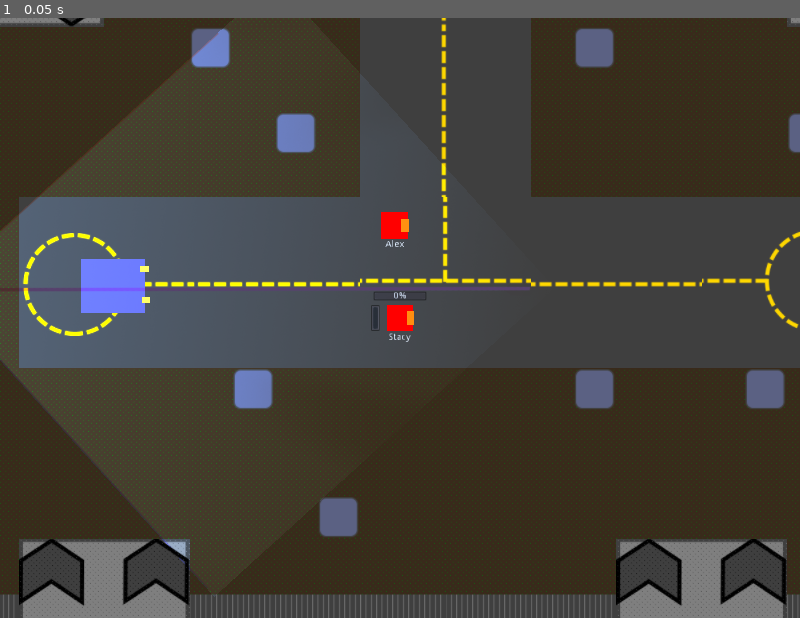
Above: before the commit, frame 1.
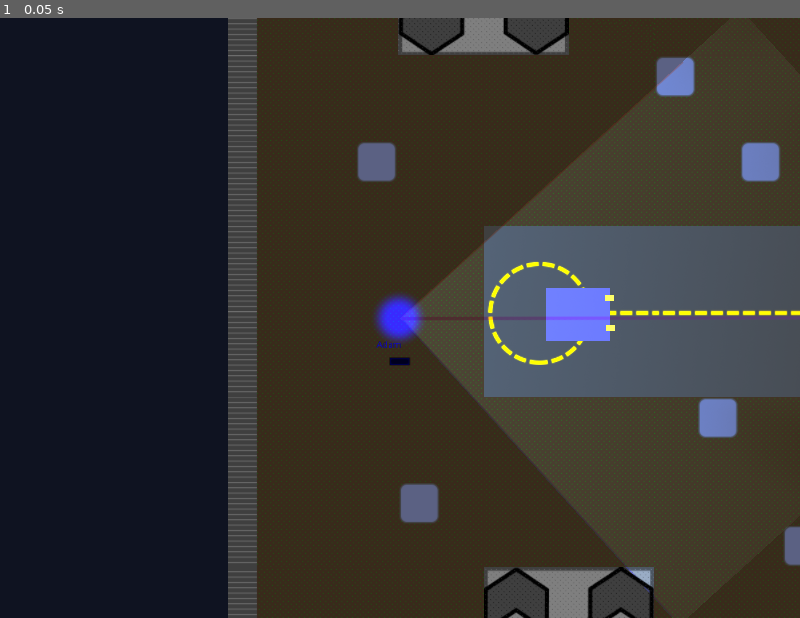
Above: after the commit, the same moment.

Repository: FugitiveTheGame/Fugitive
Game: Godot game, scene res://maps/map_00/Map_00_dev.tscn
Two runs of this game, one before a commit and one after it. Both use one fixed random seed, a clock stepped at 60 frames per second and the inputs below. This scene is started directly instead of the project's main scene.
Inputs:
- Up to frame 1 (0.05 s): no input

The runs differ from the first frame. In frame 1, 66% of the frame differs, in the area x 0-100%, y 0-100%.
Error in both runs: Assertion failed. (res://maps/map_00/Map_00_dev.gd:26)

Commit message:
Better is_driver check for car
Fixes wierd problems we were seeing

Diff:
--- a/actors/car/Car.gd
+++ b/actors/car/Car.gd
@@ -29,7 +29,7 @@
 func get_input(delta: float) -> float:
 	var new_rotation := 0.0
 
-	if not is_network_master():
+	if not local_player_is_driver():
 		return new_rotation
 
 	var rotation_dir = 0
@@ -47,7 +47,7 @@
 	return new_rotation
 
 func _physics_process(delta: float):
-	if driver != null and is_network_master():
+	if local_player_is_driver():
 		var new_rotation = get_input(delta)
 
 		self.velocity = move_and_slide(self.velocity)
@@ -104,3 +104,6 @@
 
 func is_moving() -> bool:
 	return velocity.length() > 0.0
+
+func local_player_is_driver():
+	return driver != null and driver.get_network_master() == get_tree().get_network_unique_id()
--- a/maps/map_00/Map_00_dev.gd
+++ b/maps/map_00/Map_00_dev.gd
@@ -2,7 +2,7 @@
 
 func _ready():
 	# Change this to false to play as a Hider
-	var be_seeker := false
+	var be_seeker := true
 
 	var playerData = PlayerLobbyData.new()
 	Network.players[1] = playerData
